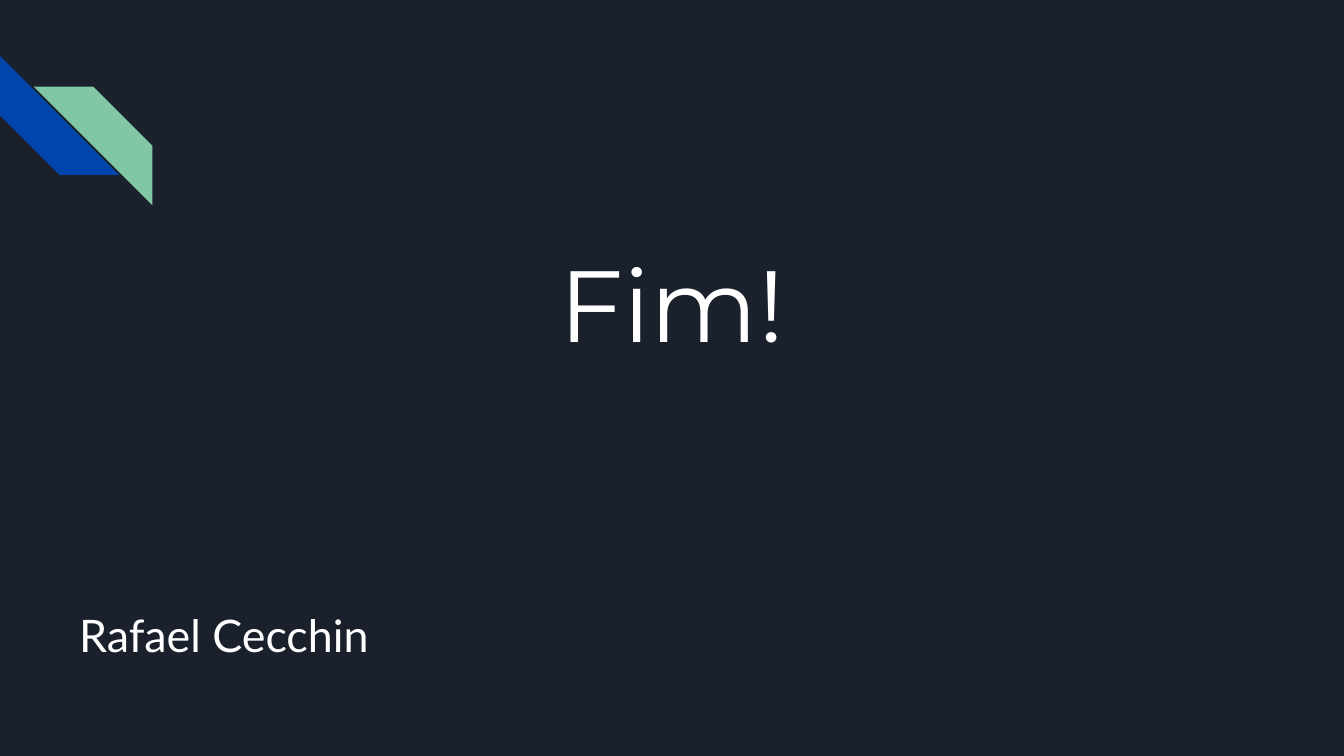
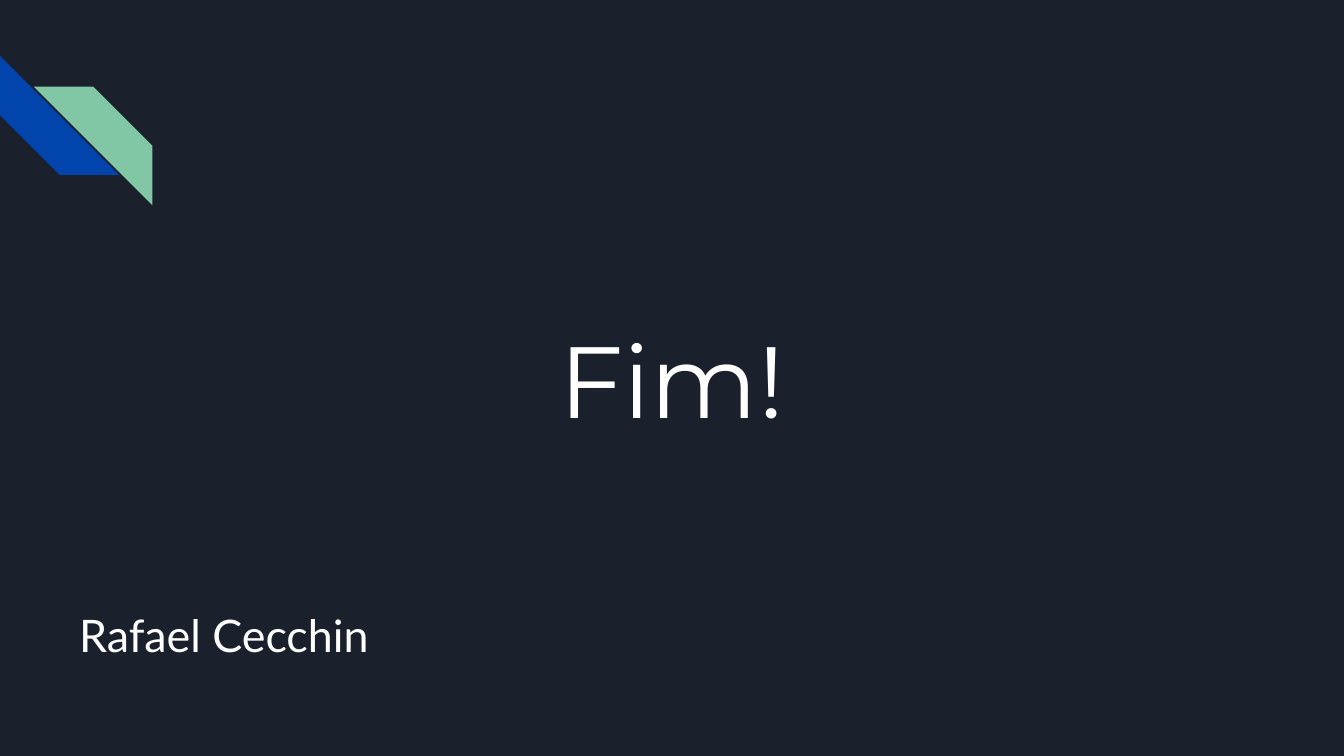
Before and after one commit to RafaelCecchin/aula-docker, a slide deck: slide 42 of slides/Introdução ao Docker.pptx (slide 39 before the commit). Drawn at 1344x756 pixels with LibreOffice and Linux fonts; fonts in the diff are those of the drawing. Boxes give left, top, right and bottom in pixels: in the first picture for what was removed or moved away, otherwise in the second. Text is boxed around its words. In the diff, an @@ line names an element or a change of style, - is before the commit and + after.

```diff
--- a/slides/Introdução ao Docker.pptx
+++ b/slides/Introdução ao Docker.pptx
@@ title "Fim!" at box(559, 343, 784, 419): vertical alignment top to middle @@
```
Also in this commit, not shown: 14 other slides changed, 3 slides added, 1 other file.
